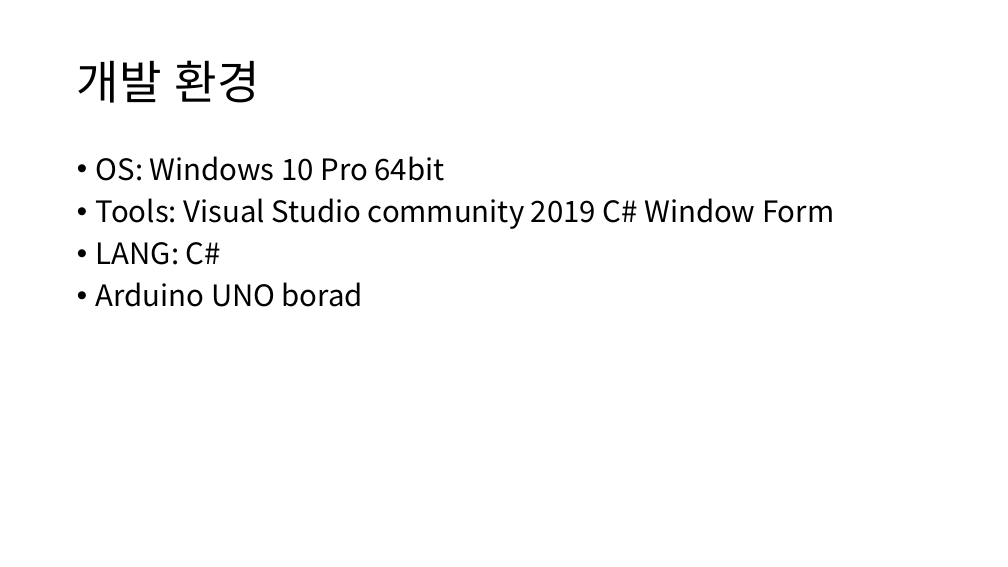
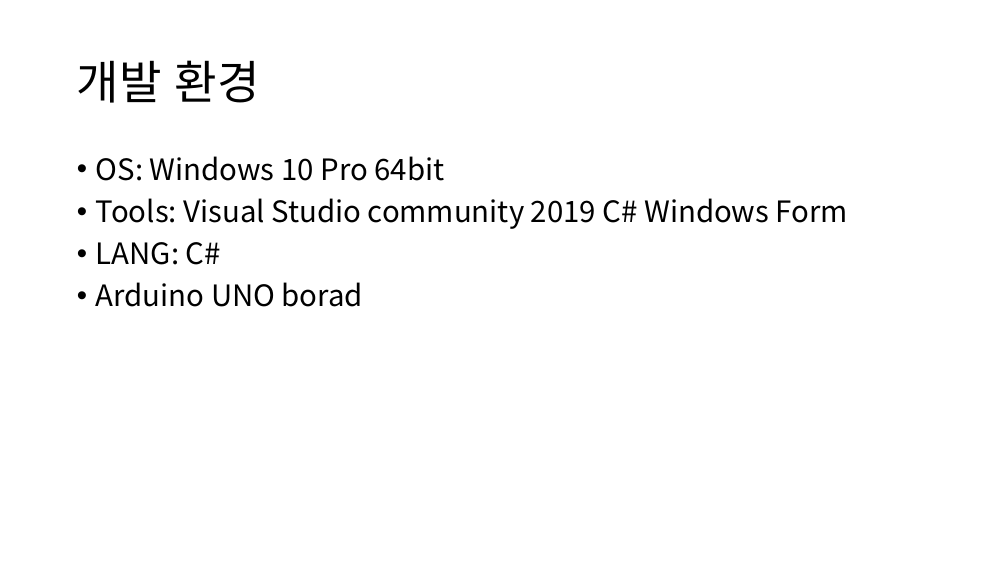
Before and after one commit to djzwns/single-bungle-hwagok-c-, a slide deck: slide 6 of evaluation/공장 관리 시스템.pptx (slide 5 before the commit). Drawn at 1008x567 pixels with LibreOffice and Linux fonts; fonts in the diff are those of the drawing. Boxes give left, top, right and bottom in pixels: in the first picture for what was removed or moved away, otherwise in the second. Text is boxed around its words. In the diff, an @@ line names an element or a change of style, - is before the commit and + after.

```diff
--- a/evaluation/공장 관리 시스템.pptx
+++ b/evaluation/공장 관리 시스템.pptx
@@ text at <box>96,198,848,229</box>: text changed @@
-• Tools: Visual Studio community 2019 C# Window Form
+• Tools: Visual Studio community 2019 C# Windows Form
```
Also in this commit, not shown: 4 other slides changed, 1 slide added, 3 other files.
